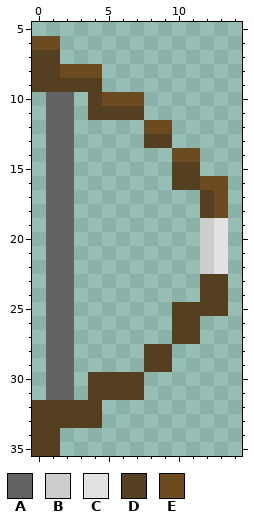
Pixel-art sprite: sprites/sBow/layers/466233cd-64a2-43b6-b895-99cfc50a9704/e3f73ff4-72a0-447b-93db-1b1bf459ec35.png. Above is the file before it was changed.
The file is 24x36 pixels. Shown: x 0..14, y 5..35.
Palette (. is transparent): A #636363  B #cdcdcd  C #e2e2e2  D #543f20  E #6b4b1f
Pixels before, first column x 0:
 6 EE............
 7 DD............
 8 DDEEE.........
 9 DDDDD.........
10 .AA.DEEE......
11 .AA.DDDD......
12 .AA.....EE....
13 .AA.....DD....
14 .AA.......EE..
15 .AA.......DD..
16 .AA.......DDEE
17 .AA.........DE
18 .AA.........DE
19 .AA.........BC
20 .AA.........BC
21 .AA.........BC
22 .AA.........BC
23 .AA.........DD
24 .AA.........DD
25 .AA.......DDDD
26 .AA.......DD..
27 .AA.......DD..
28 .AA.....DD....
29 .AA.....DD....
30 .AA.DDDD......
31 .AA.DDDD......
32 DDDDD.........
33 DDDDD.........
34 DD............
35 DD............
Once edited:
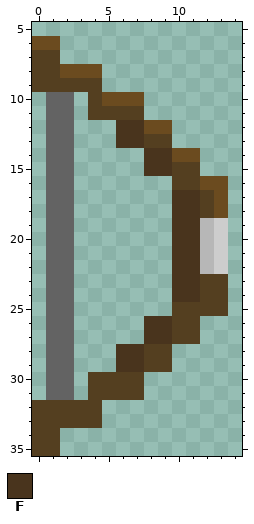
Colours new in this view: F #49341d
What changed:
colour B: #cdcdcd -> #b7b7b7
colour C: #e2e2e2 -> #cdcdcd
Changed rows in their new state; - is a pixel that keeps its letter.
first column x 6:
12 FF----
13 FF----
14 --FF--
15 --FF--
17 ----FF
18 ----FF
19 ----FF
20 ----FF
21 ----FF
22 ----FF
23 ----FF
24 ----FF
26 --FF--
27 --FF--
28 FF----
29 FF----
Pixel boxes of the changes (left, top, right, bottom) in both pictures:
changed: (116, 120, 228, 372)
